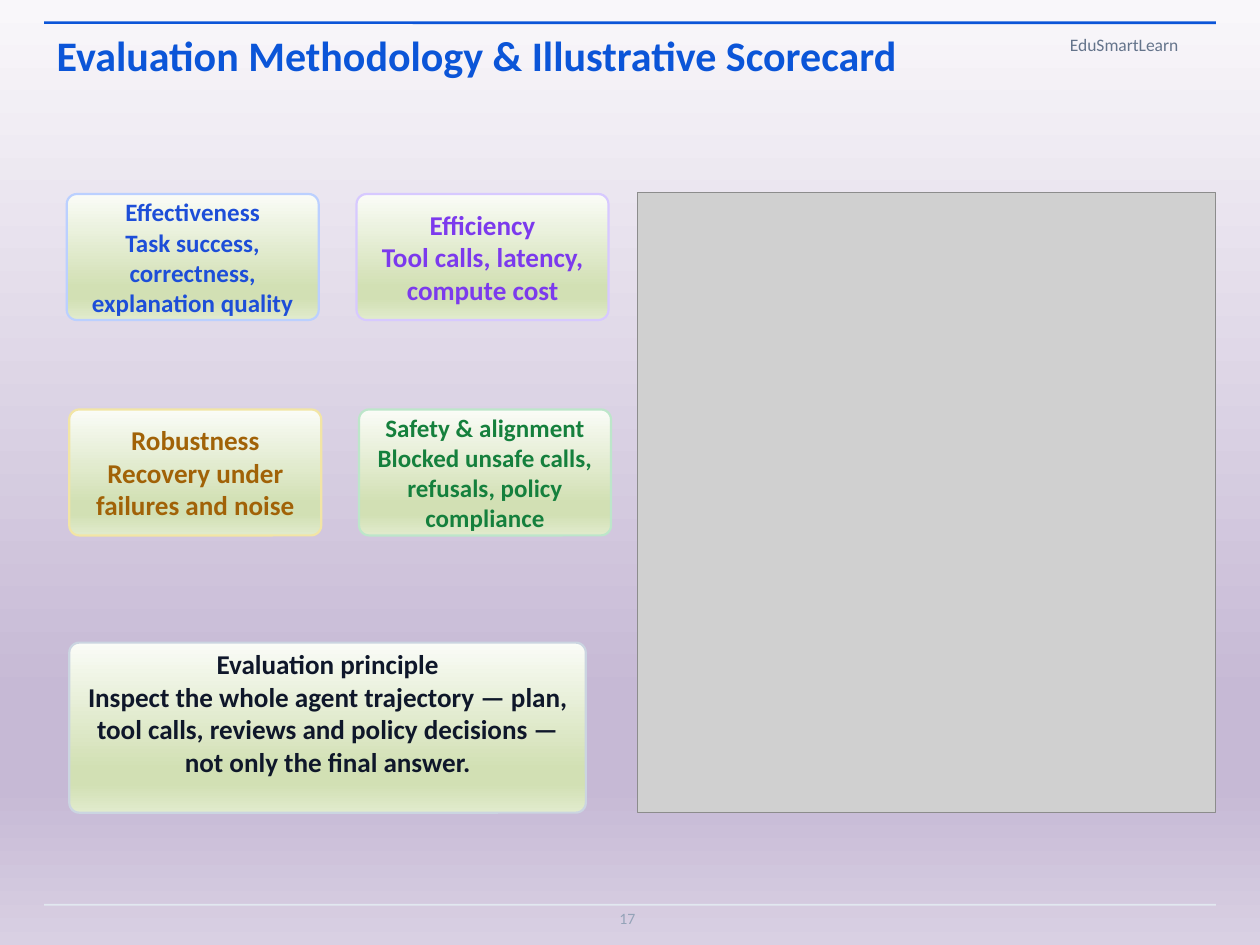
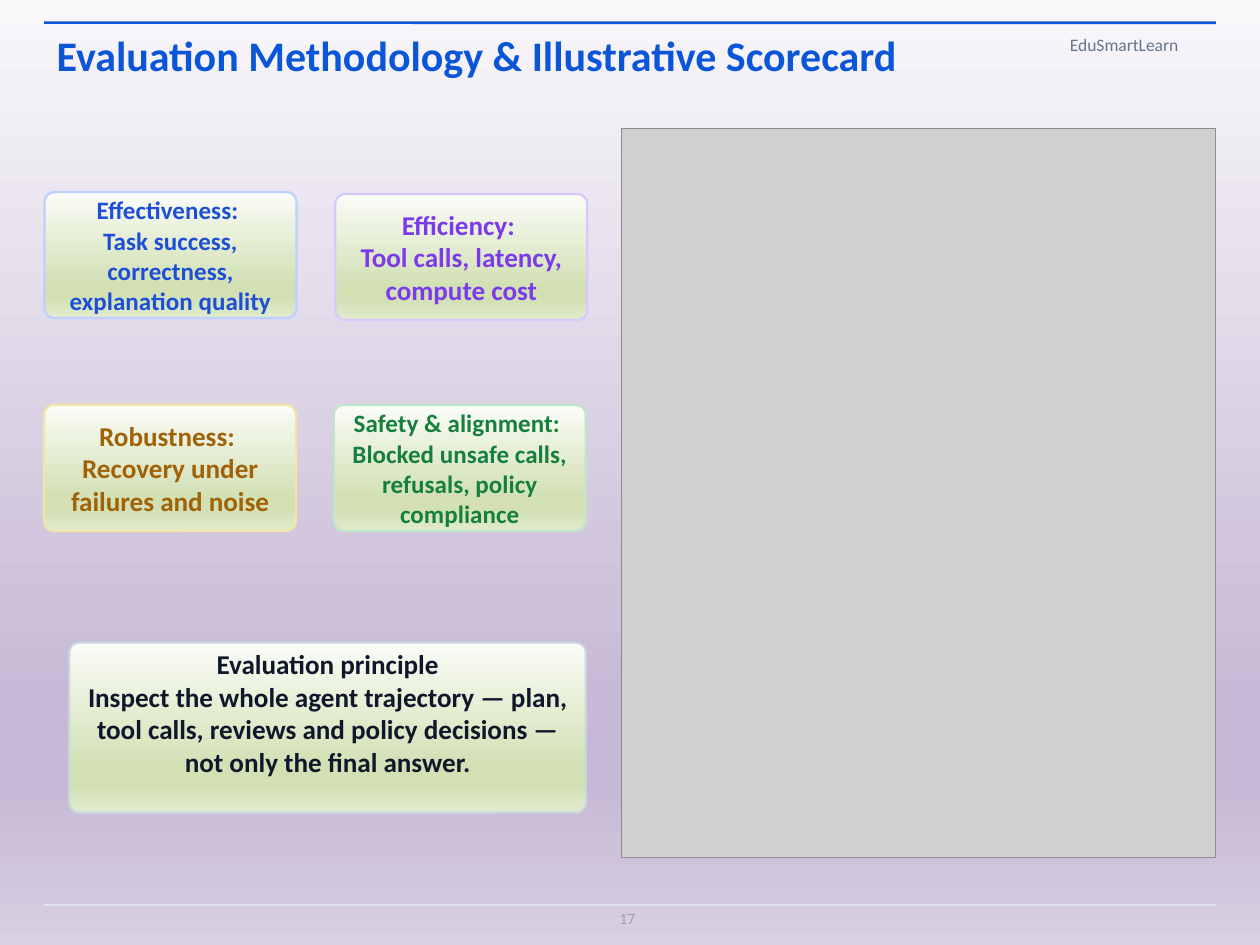
Before and after one commit to soumyadeep-saha/M25AI1015_MTP_EduSmartLearn, a slide deck: slide 17 of MTech_Project_Soumyadeep_M25AI1015_Safe_Multi_Agent_Teaching_System.pptx. Drawn at 1260x945 pixels with LibreOffice and Linux fonts; fonts in the diff are those of the drawing; grey boxes stand for pictures. Boxes give left, top, right and bottom in pixels: in the first picture for what was removed or moved away, otherwise in the second. Text is boxed around its words. In the diff, an @@ line names an element or a change of style, - is before the commit and + after.

```diff
--- a/MTech_Project_Soumyadeep_M25AI1015_Safe_Multi_Agent_Teaching_System.pptx
+++ b/MTech_Project_Soumyadeep_M25AI1015_Safe_Multi_Agent_Teaching_System.pptx
@@ picture: place and size @@
-picture at [638,193,1216,813]
+picture at [621,129,1215,858]
@@ rounded rectangle: place and size @@
-rounded rectangle at [67,194,319,320]
+rounded rectangle at [44,192,296,318]
@@ text at [97,201,238,219]: text changed @@
-Effectiveness
+Effectiveness:
@@ rounded rectangle: place and size @@
-rounded rectangle at [357,194,609,320]
+rounded rectangle at [335,194,587,320]
@@ text "Efficiency:": place and size @@
-text "Efficiency:" at [382,216,584,305]
+text "Efficiency:" at [361,216,562,305]
@@ text at [402,216,515,240]: text changed @@
-Efficiency
+Efficiency:
@@ 3 texts, 2 rounded rectangles: place and size @@
-3 texts, 2 rounded rectangles at [69,203,611,536]
+3 texts, 2 rounded rectangles at [44,201,586,530]
@@ text at [354,414,560,437]: text changed @@
-Safety & alignment
+Safety & alignment:
@@ text at [99,427,235,446]: text changed @@
-Robustness
+Robustness:
```
Also in this commit, not shown: 1 other slide changed, 11 other files.
